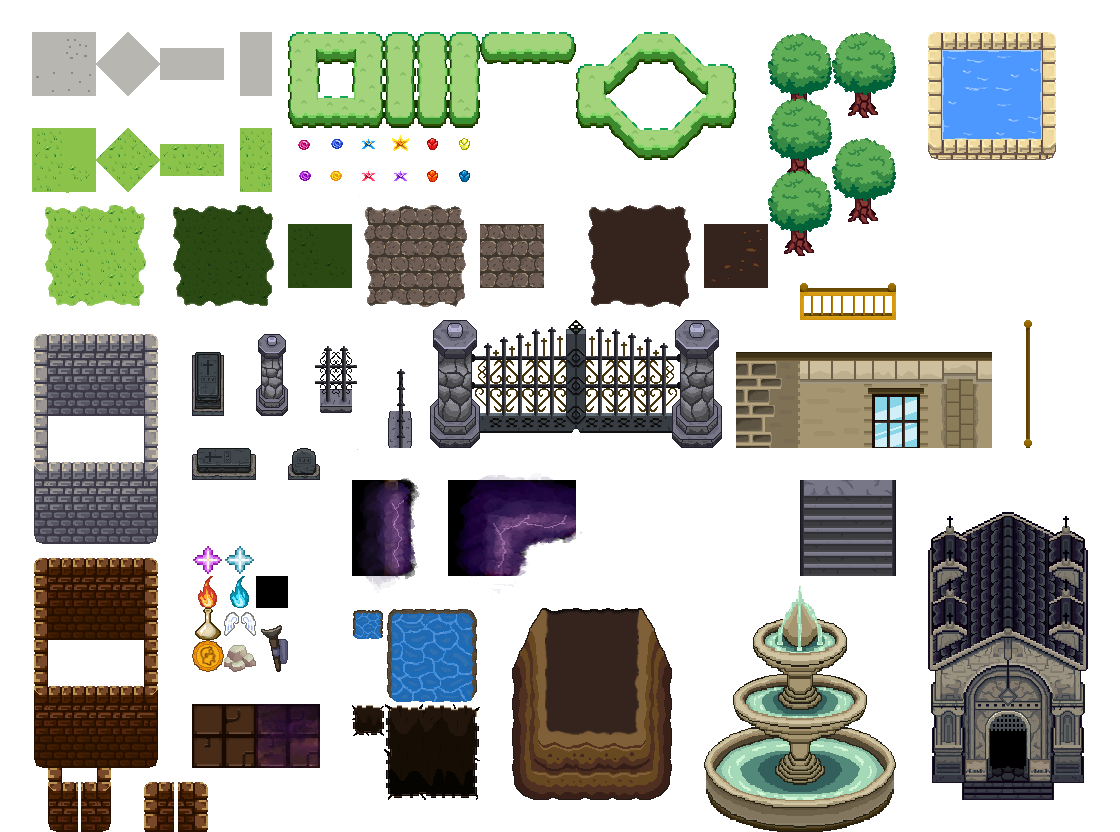
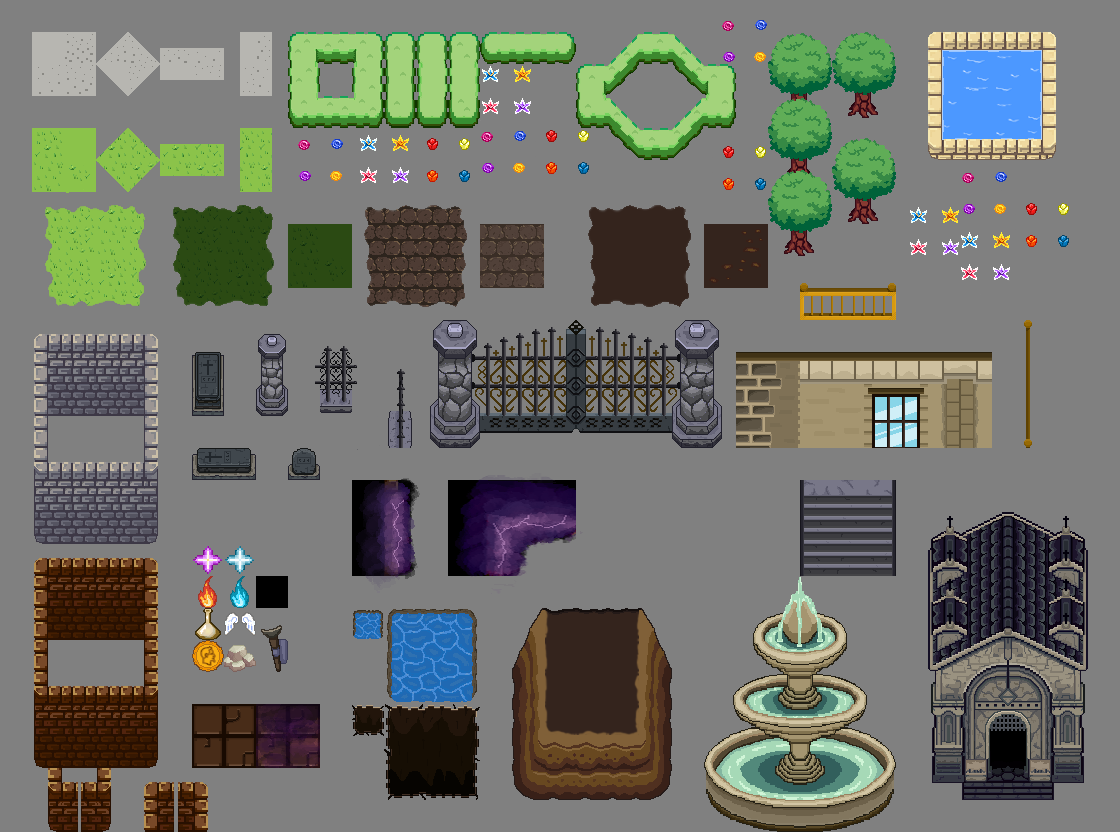
Layered file, before and after one edit (1120x832). Changes by layer:
added layer "couleur" (3rd of 8, in "cimetiere" › "sol") (hard light, 50%) in group "sol" over (276, 169, 554, 357)
added layer "couleur" (4th of 8, in "cimetiere" › "sol") (50%) in group "sol" over (441, 188, 602, 319)
added layer "haut" in group "fontaine" over (731, 577, 847, 752)
renamed "Calque 154" to "bas", painted on it over (704, 586, 896, 832)
added group "rose" with 4 layers in group "fleur" over (298, 20, 1011, 223)
added layer "rose bas droite" in group "rose" over (722, 20, 784, 77)
added layer "rose haut gauche" in group "rose" over (481, 131, 543, 187)
added layer "rose centre gauche" in group "rose" over (962, 172, 1011, 223)
renamed "rose" to "rose milieu", moved it into group "rose", painted on it over (298, 139, 360, 196)
added group "lys" with 4 layers in group "fleur" over (360, 66, 1010, 295)
added layer "lys bas droite" in group "lys" over (910, 207, 959, 270)
added layer "lys haut gauche" in group "lys" over (480, 66, 531, 129)
added layer "lys centre gauche" in group "lys" over (961, 232, 1010, 295)
renamed "lys" to "lys milieu", moved it into group "lys", painted on it over (358, 135, 416, 198)
added group "tulipe" with 4 layers in group "fleur" over (416, 130, 1069, 248)
added layer "tulipe bas droite" in group "tulipe" over (712, 146, 766, 191)
added layer "tulipe haut gauche" in group "tulipe" over (535, 130, 589, 175)
added layer "tulipe centre gauche" in group "tulipe" over (1015, 203, 1069, 248)
renamed "tulipe" to "tulipe milieu", moved it into group "tulipe" over (416, 138, 470, 183)
moved "barrière" (2nd of 2, in "jardin") into group "jardin" over (800, 283, 1032, 448)
painted on "motif" over (36, 34, 270, 94)
showed "Arrière-plan" over (0, 0, 1120, 832)
